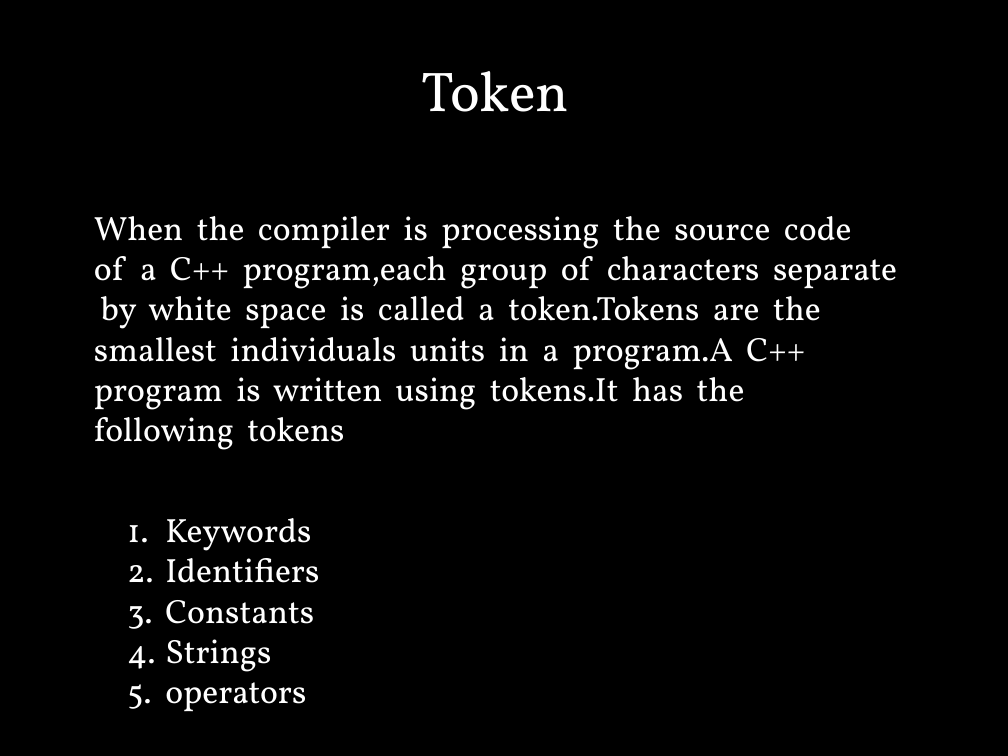
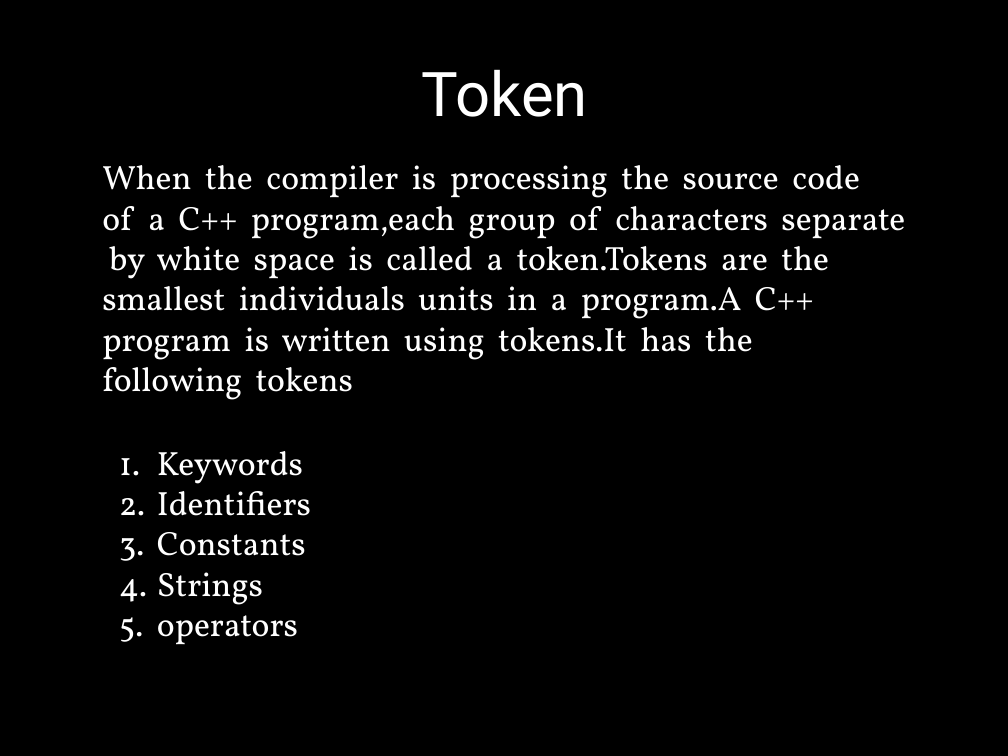
Before and after one commit to itsmechauhan/hackerrank, a slide deck: slide 7 of gaibua.pptx. Drawn at 1008x756 pixels with LibreOffice and Linux fonts; fonts in the diff are those of the drawing; background and template pictures are left out. Boxes give left, top, right and bottom in pixels: in the first picture for what was removed or moved away, otherwise in the second. Text is boxed around its words. In the diff, an @@ line names an element or a change of style, - is before the commit and + after.

```diff
--- a/gaibua.pptx
+++ b/gaibua.pptx
@@ text "Token" at [421,69,587,117]: size 40 to 44 pt, font Vollkorn to Roboto @@
@@ text "When the compiler is processing ...": place and size @@
-text "When the compiler is processing ..." at [94,216,897,450]
+text "When the compiler is processing ..." at [102,165,905,400]
@@ text "Keywords": place and size @@
-text "Keywords" at [165,518,319,712]
+text "Keywords" at [157,451,311,645]
```
Also in this commit, not shown: 3 other slides changed, 5 slides added, 5 slides removed.
